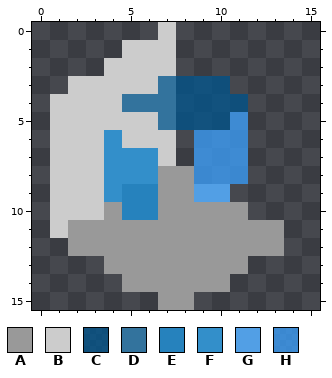
One commit to this pixel-art sprite: favicon-16x16.png. The picture above was drawn from the file before the commit.
The file is 16x16 pixels.
Palette (. is transparent): A #999999  B #cccccc  C #00558ebf  D #33739d  E #2682bd  F #338fca  G #529fe5  H #3ba2ffbf
Now the later version:
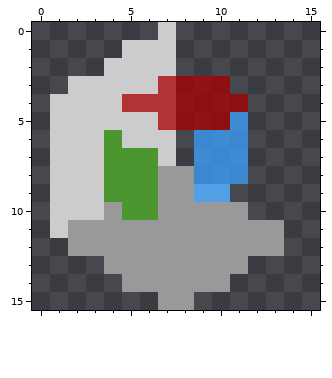
From old to new:
@@ palette @@
-C #00558ebf
+C #aa0000bf
-D #33739d
+D #b23333
-F #338fca
+F #4b962e
@@ x 3..8 @@
  8 BFFFAA
- 9 BFEEAA
-10 BAEEAA
+ 9 BFFFAA
+10 BAFFAA
 11 AAAAAA
Where, in picture pixels (left, top, right, bottom), the same in both pictures:
changed: (104, 76, 248, 220)
